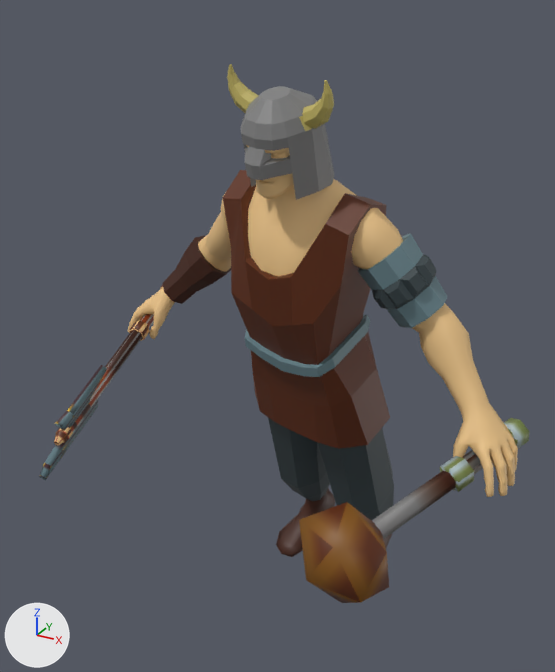
Before and after pictures for a commit that changed the COLLADA model res/models/player/mace/player_roll_mace.dae.
Both versions are drawn from a camera (50 mm lens) standing at (12.1, -24.3, 23.4) and looking at (-0.7, -1.1, 11.8). Every picture has the same lights, and +X, +Y and +Z are marked at lower left. Vertices at the same position are counted once.

The first picture shows 'body'.
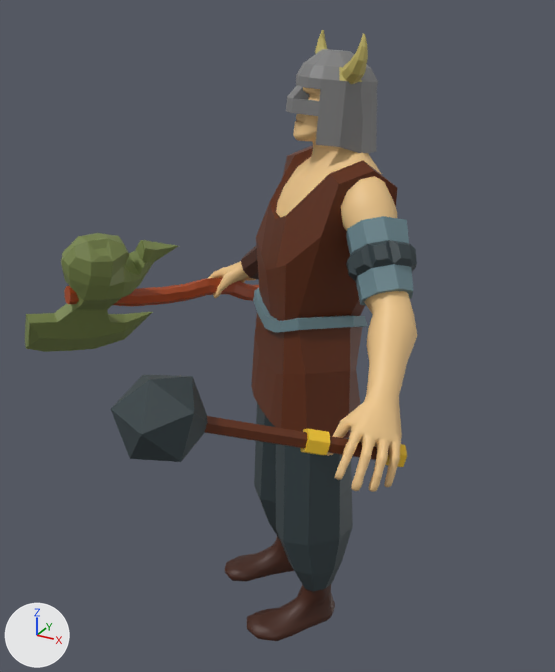
What differs and where, as boxes [x1, y1, x2, y2] in the pictures (555 x 672 px; the box of a moved part takes in the faces that stretch with it):
'body', reshaped, moved, turned: before [39, 64, 530, 603]; after [25, 30, 417, 641]
part 1 of me_bodymesh, added: after [111, 375, 208, 462]
part 2 of me_bodymesh, rebuilt (28% wider, 57% shorter): before [372, 418, 530, 539]; after [205, 416, 407, 467]
part 3 of me_bodymesh, added (green): after [25, 233, 178, 352]
part 4 of me_bodymesh, deleted (brown): before [299, 502, 389, 603]
part 5 of me_bodymesh, moved or reshaped: before [39, 285, 163, 480]; after [65, 278, 259, 306]

The change, as a diff of the scene's bpy script:
```diff
--- a/res/models/player/mace/player_roll_mace.dae.py
+++ b/res/models/player/mace/player_roll_mace.dae.py
@@ me_bodymesh @@
 # used by ob_body; location = (0.11, 3.85, -0.59); rotation_euler = (-1.253, 0.0758, -0.16), in degrees (-72, 4.3, -9.2); scale = (-100.0, 100.0, 100.0)
-me_bodymesh.from_pydata(...)  # 3569 vertices, 6803 faces; spans x -0.087..0.087, y -0.233..0.0, z -0.094..0.022
+me_bodymesh.from_pydata(...)  # 3779 vertices, 7219 faces; spans x -0.087..0.088, y -0.233..0.0, z -0.105..0.022
+# me_bodymesh part 1: a new loose piece, an icosphere of 20 faces spanning x -0.08..-0.056, y -0.145..-0.119, z -0.084..-0.057, in mat_material_001 (picture img_viking_png)
+# me_bodymesh part 2: the loose piece of 48 vertices spanning x -0.085..-0.058, y -0.125..-0.115, z -0.061..0.005 is rebuilt with 48 vertices and now spans x -0.08..-0.067, y -0.133..-0.112, z -0.064..0.002
+# me_bodymesh part 3: a new loose piece of 160 vertices spanning x 0.04..0.076, y -0.15..-0.091, z -0.105..-0.041, in mat_material_001 (picture img_viking_png)
+# me_bodymesh part 4: the loose piece of 12 vertices spanning x -0.072..-0.044, y -0.135..-0.105, z -0.081..-0.054 is deleted
+# me_bodymesh part 5: 1 vertex moved within x 0.055, y -0.12, z -0.085; 119 vertices removed from x 0.046..0.087, y -0.137..-0.104, z -0.094..0.01; 169 vertices added at x 0.052..0.088, y -0.128..-0.108, z -0.088..0.008
 me_bodymesh.materials.append(mat_material_001)
@@ ob_body @@
 ob_body = bpy.data.objects.new('body', me_bodymesh)
-ob_body.location = (0.11, 3.85, -0.59)
-ob_body.rotation_euler = (-1.253, 0.0758, -0.16)  # degrees (-72, 4.3, -9.2)
+ob_body.location = (-0.48, -0.62, -0.8)
+ob_body.rotation_euler = (-1.648, -0.00199, -0.752)  # degrees (-94, -0.1, -43)
 ob_body.scale = (-100.0, 100.0, 100.0)
```
